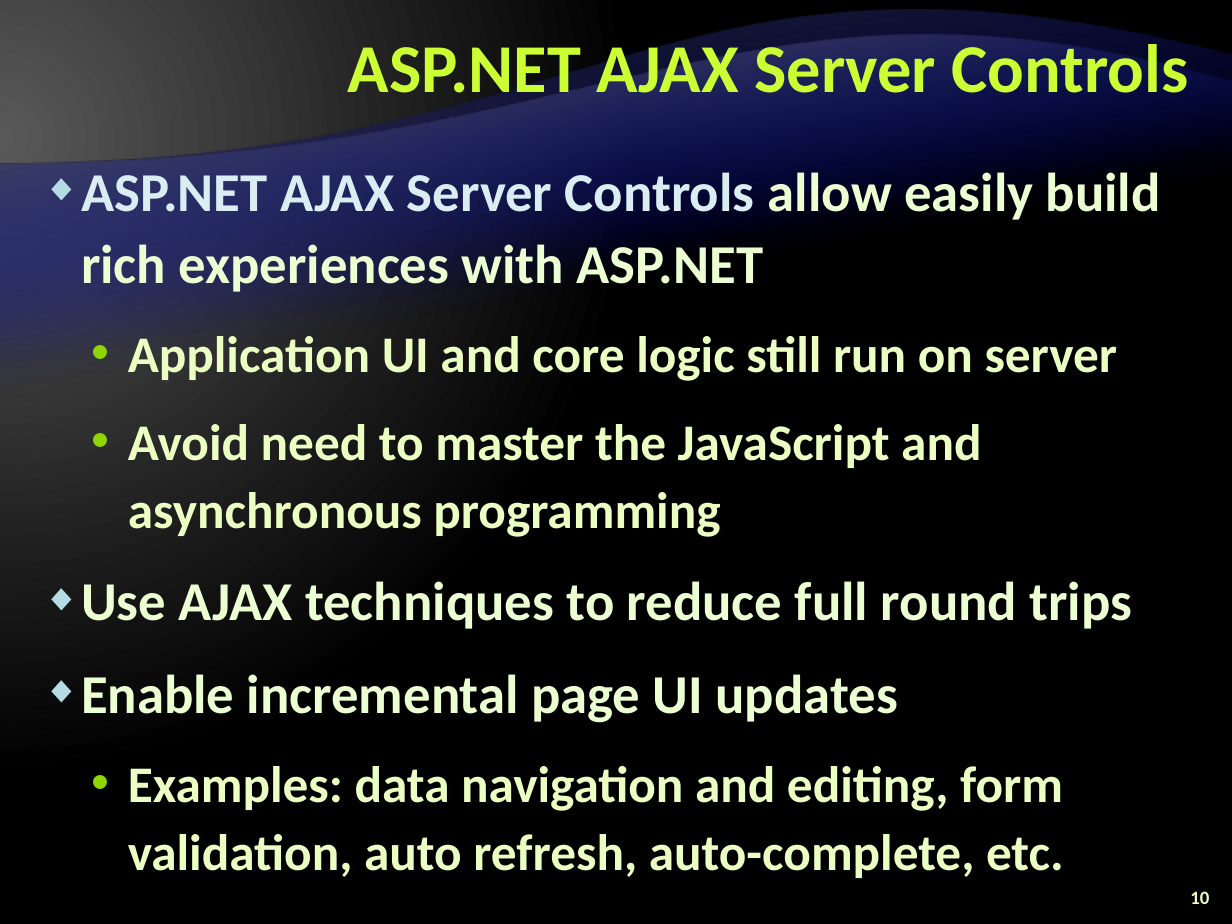
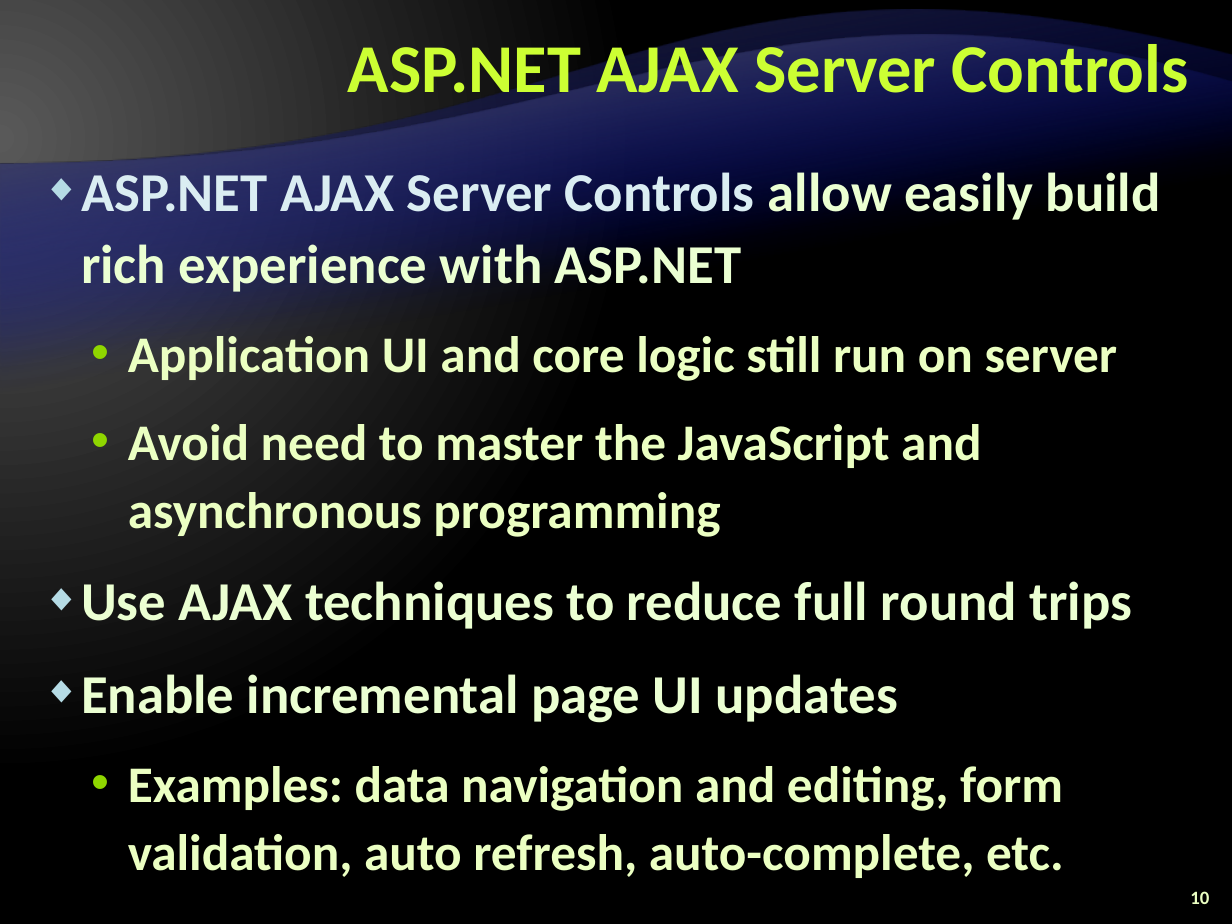
Before and after one commit to Graveheart/aspnetcourse, a slide deck: slide 10 of 2010/lectures/12. ASP.NET-AJAX.pptx. Drawn at 1232x924 pixels with LibreOffice and Linux fonts; fonts in the diff are those of the drawing; background and template pictures are left out. Boxes give left, top, right and bottom in pixels: in the first picture for what was removed or moved away, otherwise in the second. Text is boxed around its words. In the diff, an @@ line names an element or a change of style, - is before the commit and + after.

```diff
--- a/2010/lectures/12. ASP.NET-AJAX.pptx
+++ b/2010/lectures/12. ASP.NET-AJAX.pptx
@@ text at (81, 172, 1161, 296): text changed @@
-◆ ASP.NET AJAX Server Controls allow easily build rich experiences with ASP.NET
+◆ ASP.NET AJAX Server Controls allow easily build rich experience with ASP.NET
```
Also in this commit, not shown: 7 other slides changed, 1 other file.
